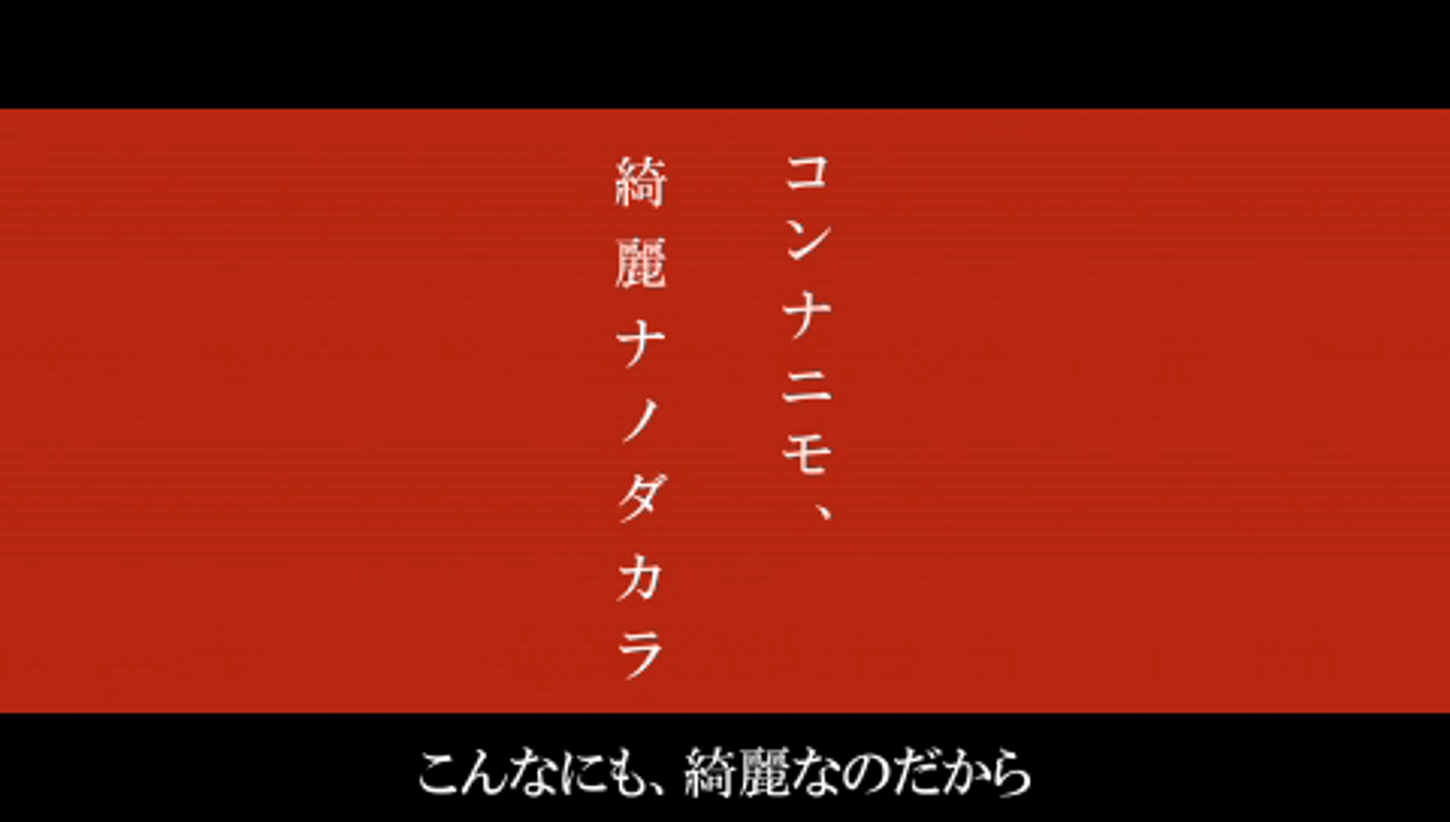
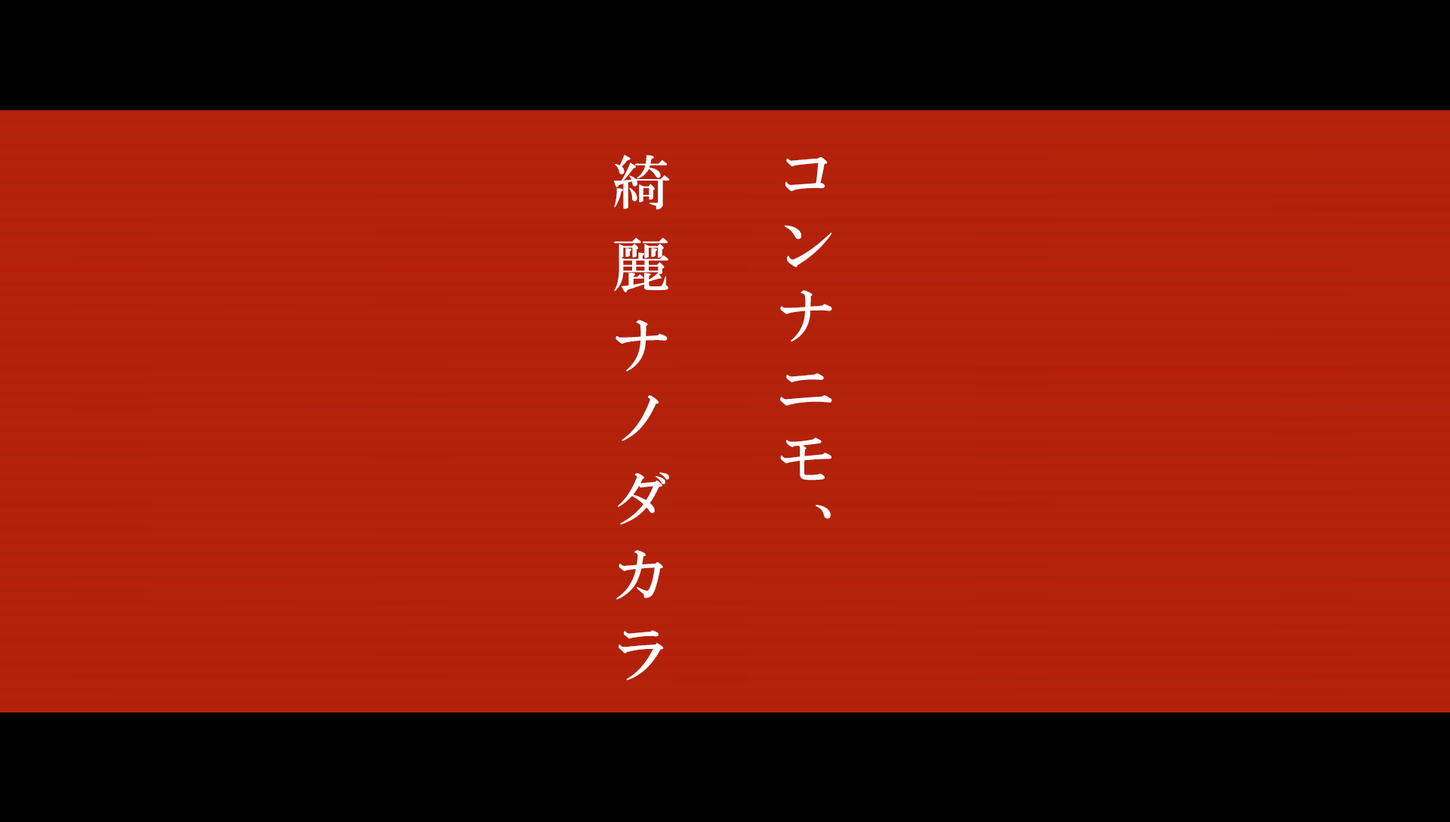
Revision of a layered 1450px x 822px image; what changed, layer by layer:
added layer "コンナニモ、 綺麗ナノダカラ" above "Layer 2" over [613, 154, 833, 681]
showed "Layer 2" over [0, 107, 1450, 799]
